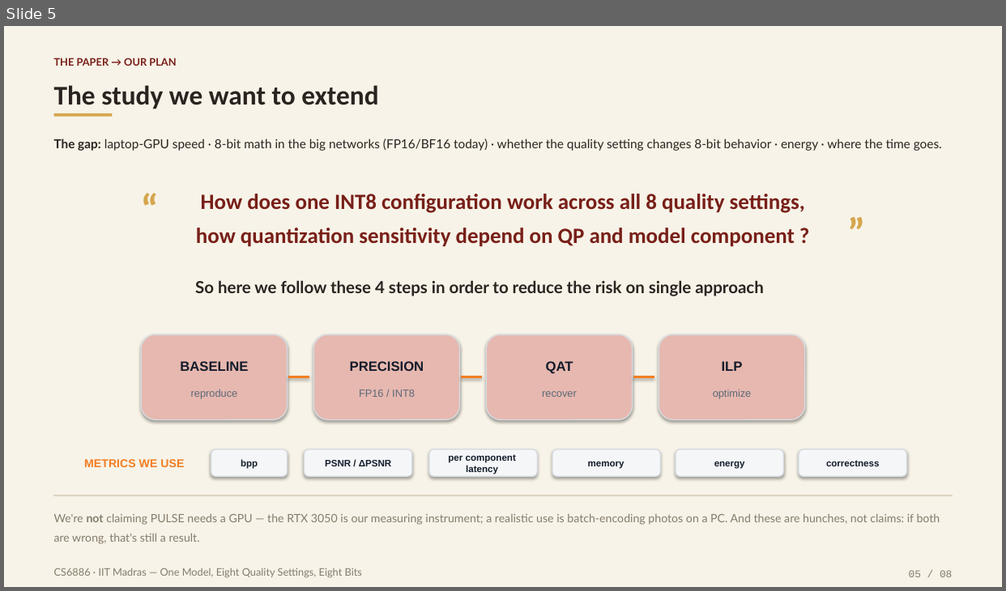
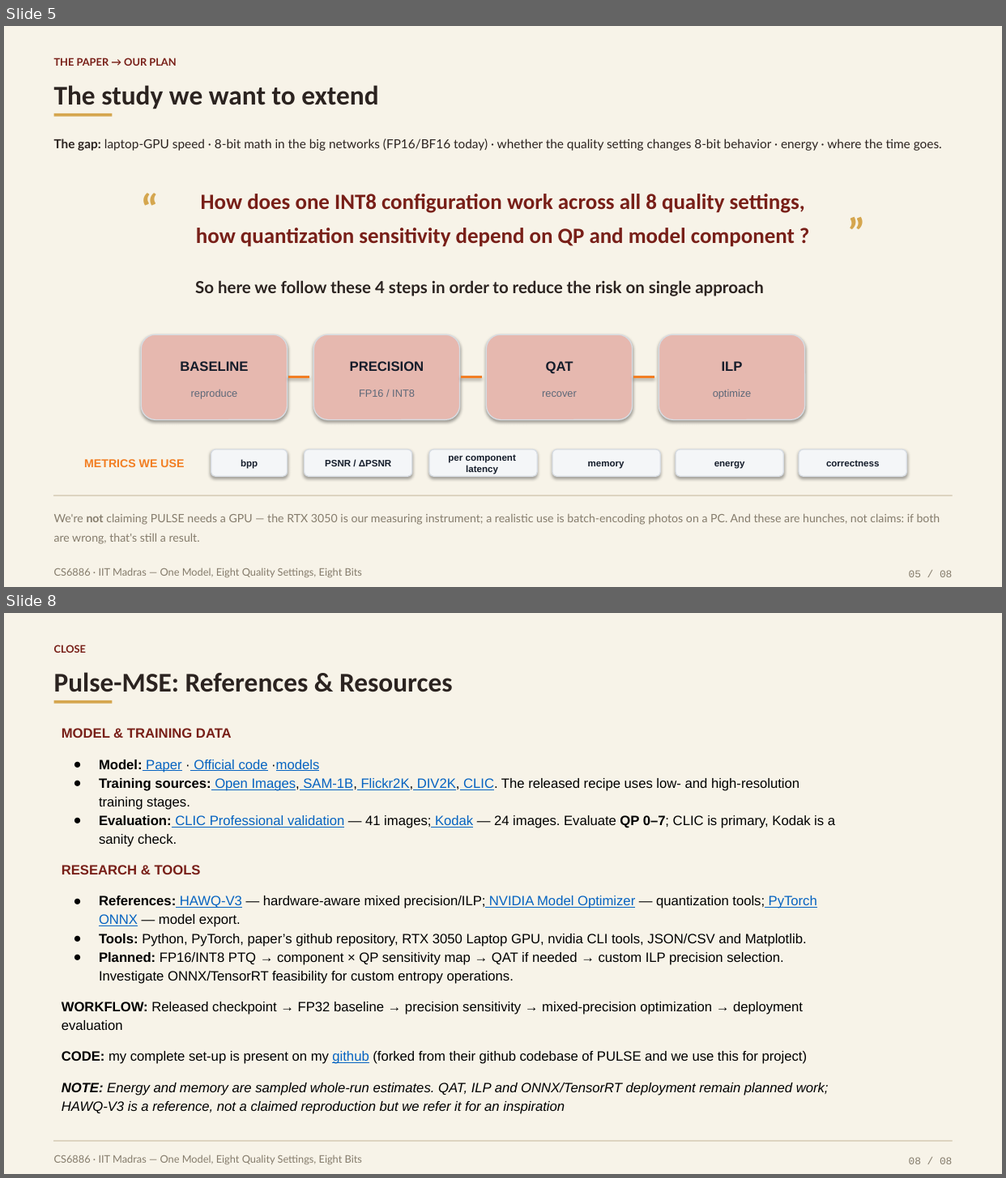
Before and after one commit to harshith0518/CS6886-PULSE-Quantization, a slide deck: artifacts/One Model, Eight Quality Settings, Eight Bits.pptx. Shown one above the other, each under a label of ours: slide 5 before the commit, slides 5 and 8 after it; the slides between them are not shown. The pictures are 1006x591 and 1006x1178 pixels, drawn with LibreOffice and Linux fonts; fonts in the diff are those of the drawing. Boxes give left, top, right and bottom in pixels: in the first picture for what was removed or moved away, otherwise in the second. Text is boxed around its words. In the diff, an @@ line names an element or a change of style, - is before the commit and + after.

```diff
--- a/artifacts/One Model, Eight Quality Settings, Eight Bits.pptx
+++ b/artifacts/One Model, Eight Quality Settings, Eight Bits.pptx
@@ slide 8 added at (x1=4, y1=613, x2=1002, y2=1174), background #F7F3E8 @@
@@ text added at (x1=54, y1=645, x2=86, y2=653), 10 pt, text #781F18, bold @@
+CLOSE
@@ text added at (x1=54, y1=672, x2=453, y2=692), 26 pt, text #2B2320, bold @@
+Pulse-MSE: References & Resources
@@ rectangle added at (x1=54, y1=700, x2=113, y2=704), fill #D5A64E @@
@@ text added at (x1=62, y1=728, x2=835, y2=1114), 13 pt, text #000000 @@
+MODEL & TRAINING DATA
+● Model: Paper · Official code ·models
+● Training sources: Open Images, SAM-1B, Flickr2K, DIV2K, CLIC. The released recipe uses low- and high-resolution training stages.
+● Evaluation: CLIC Professional validation — 41 images; Kodak — 24 images. Evaluate QP 0–7; CLIC is primary, Kodak is a sanity check.
+RESEARCH & TOOLS
+● References: HAWQ-V3 — hardware-aware mixed precision/ILP; NVIDIA Model Optimizer — quantization tools; PyTorch ONNX — model export.
+● Tools: Python, PyTorch, paper’s github repository, RTX 3050 Laptop GPU, nvidia CLI tools, JSON/CSV and Matplotlib.
+● Planned: FP16/INT8 PTQ → component × QP sensitivity map → QAT if needed → custom ILP precision selection. Investigate ONNX/TensorRT feasibility for custom entropy operations.
+WORKFLOW: Released checkpoint → FP32 baseline → precision sensitivity → mixed-precision optimization → deployment evaluation
+CODE: my complete set-up is present on my github (forked from their github codebase of PULSE and we use this for project)
+NOTE: Energy and memory are sampled whole-run estimates. QAT, ILP and ONNX/TensorRT deployment remain planned work; HAWQ-V3 is a reference, not a claimed reproduction but we refer it for an inspiration
@@ freeform shape added at (x1=54, y1=1142, x2=953, y2=1142), outline #DDD4C0 1 pt @@
@@ text added at (x1=54, y1=1155, x2=362, y2=1165), 10 pt, text #857C6C @@
+CS6886 · IIT Madras — One Model, Eight Quality Settings, Eight Bits
@@ text added at (x1=909, y1=1157, x2=952, y2=1165), 10 pt, text #857C6C @@
+08 / 08
```
Also in this commit, not shown: 2 slides changed, 1 other slide added, 2 slides removed, 1 other file.
